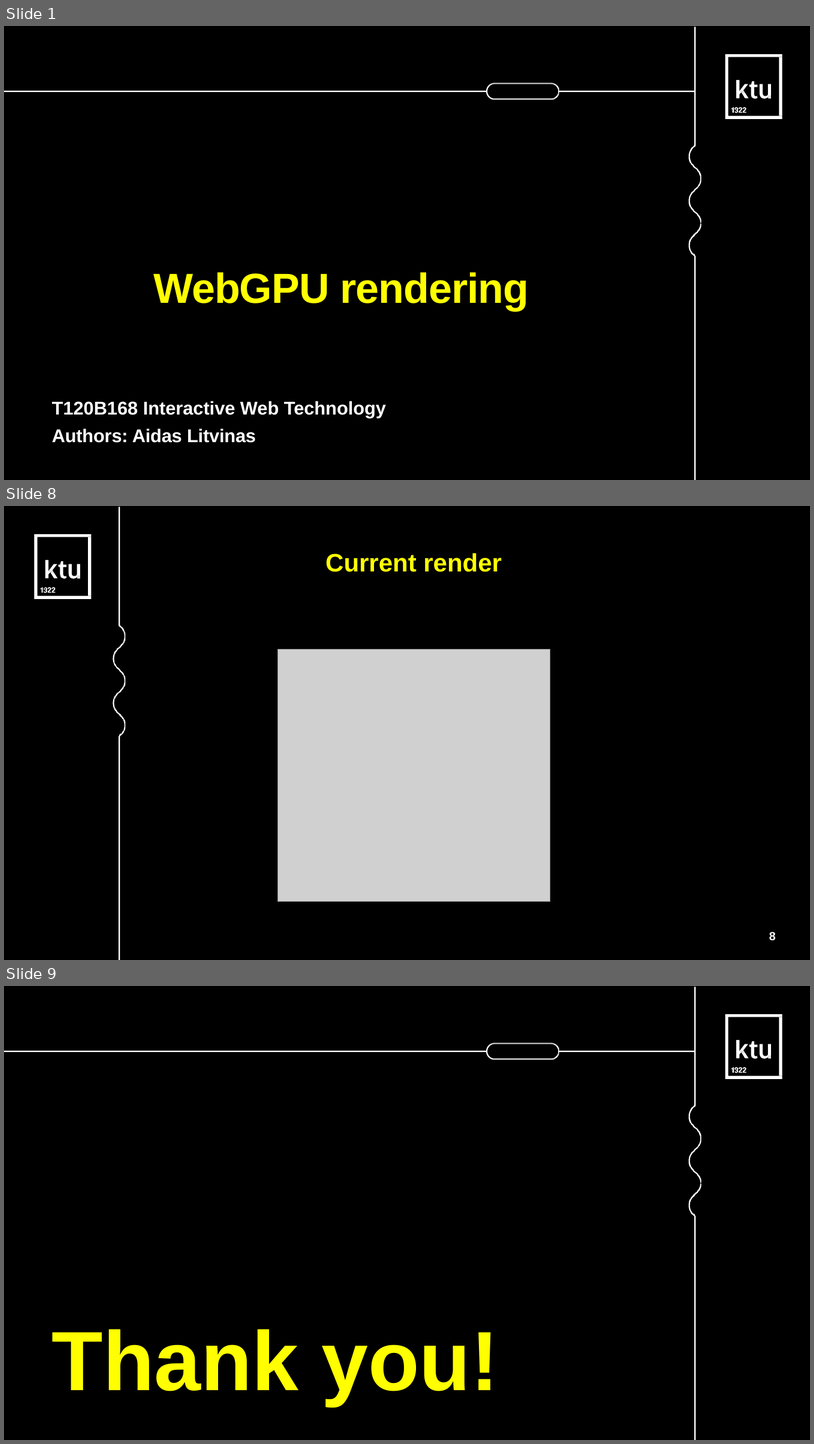
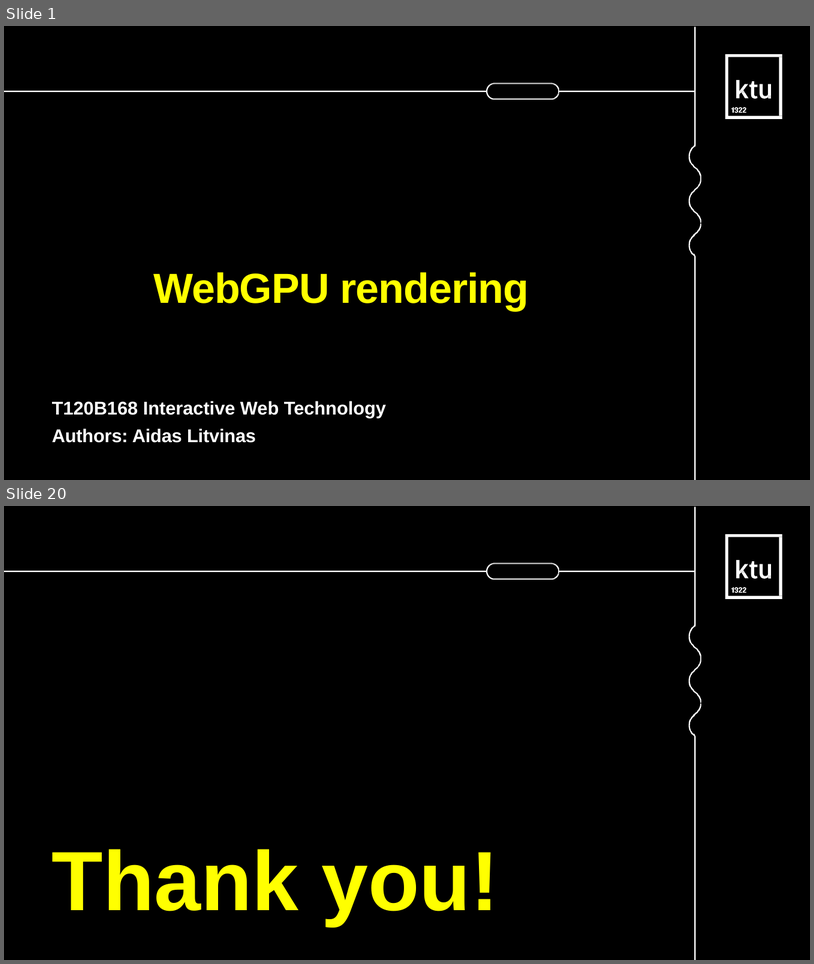
Before and after one commit to AidasLit/web_gpu, a slide deck: litvinas-aidas.odp. Shown one above the other, each under a label of ours: slides 1, 8 and 9 before the commit, slides 1 and 20 after it; the slides between them are not shown. The pictures are 814x1444 and 814x964 pixels, drawn with LibreOffice and Linux fonts; fonts in the diff are those of the drawing; grey boxes stand for pictures. Boxes give left, top, right and bottom in pixels: in the first picture for what was removed or moved away, otherwise in the second. Text is boxed around its words. In the diff, an @@ line names an element or a change of style, - is before the commit and + after.

```diff
--- a/litvinas-aidas.odp
+++ b/litvinas-aidas.odp
@@ slide 8 removed at (x1=4, y1=506, x2=810, y2=960), background #FFFFFF; not listed: 1 template element that a slide beside it also shows @@
@@ freeform shape removed at (x1=113, y1=507, x2=126, y2=960) @@
@@ freeform shape removed at (x1=34, y1=534, x2=91, y2=598) @@
@@ title removed at (x1=326, y1=553, x2=502, y2=572) @@
-Current render
@@ picture removed at (x1=278, y1=649, x2=551, y2=901) @@
@@ page number removed at (x1=770, y1=931, x2=776, y2=940) @@
-8
@@ what was slide 9 is now slide 20 @@
```
Also in this commit, not shown: 6 slides changed, 12 slides added, 7 other files.
